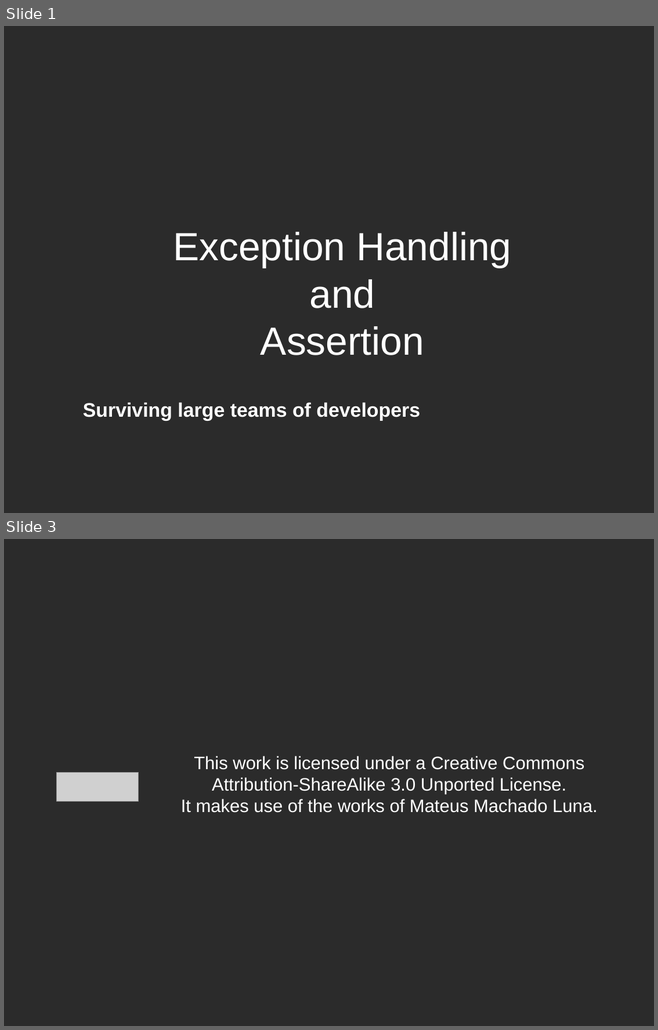
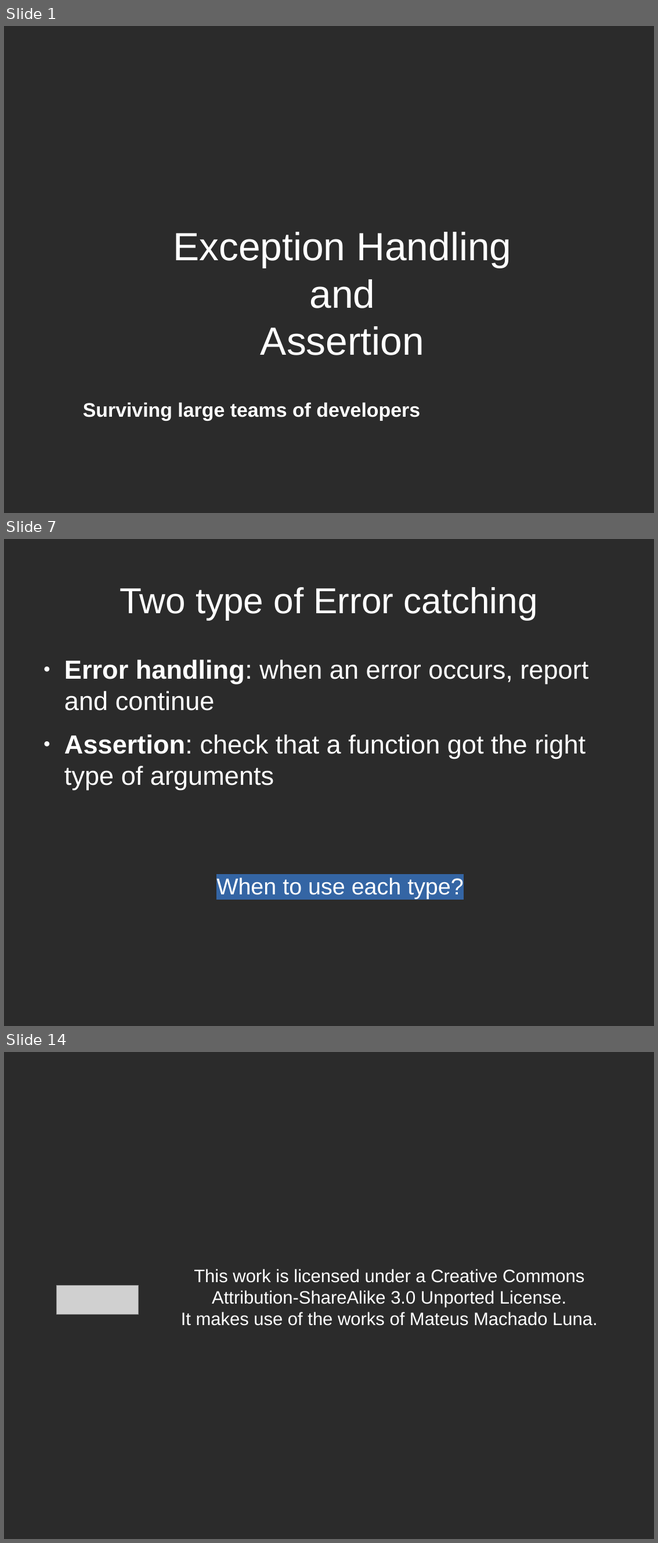
Before and after one commit to talyaron/full-stack, a slide deck: JS/exception handeling/Error Handling and Assertion.odp. Shown one above the other, each under a label of ours: slides 1 and 3 before the commit, slides 1, 7 and 14 after it; the slides between them are not shown. The pictures are 658x1030 and 658x1543 pixels, drawn with LibreOffice and Linux fonts; fonts in the diff are those of the drawing; grey boxes stand for pictures; background and template pictures are left out; a plain dark background stands for a picture behind light text. Boxes give left, top, right and bottom in pixels: in the first picture for what was removed or moved away, otherwise in the second. Text is boxed around its words. In the diff, an @@ line names an element or a change of style, - is before the commit and + after.

Commit message:
eh and assertion ready

```diff
--- a/JS/exception handeling/Error Handling and Assertion.odp
+++ b/JS/exception handeling/Error Handling and Assertion.odp
@@ slide 7 added at (x1=4, y1=539, x2=654, y2=1026), background picture (left out) @@
@@ title added at (x1=119, y1=587, x2=537, y2=620), 44 pt, text #FFFFFF @@
+Two type of Error catching
@@ text added at (x1=64, y1=660, x2=588, y2=790), 32 pt, text #FFFFFF @@
+● Error handling: when an error occurs, report and continue
+● Assertion: check that a function got the right type of arguments
@@ text added at (x1=216, y1=878, x2=463, y2=899), 28 pt, text #FFFFFF @@
+When to use each type?
@@ what was slide 3 is now slide 14 @@
```
Also in this commit, not shown: 11 other slides added, 1 slide removed, 3 other files.
